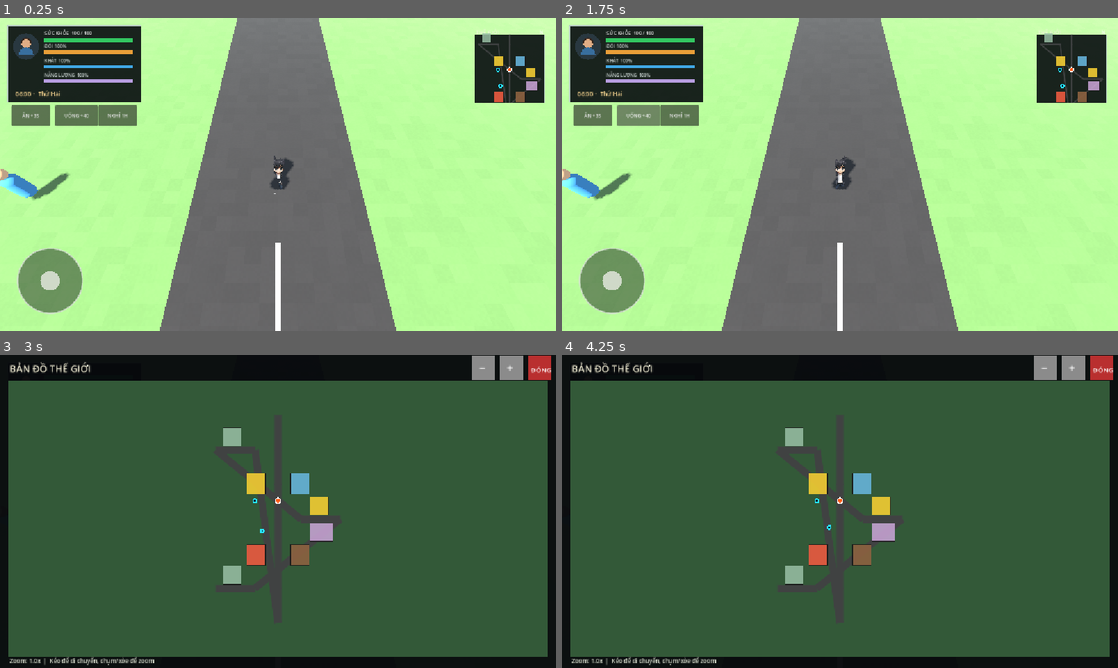
Above: before the commit, frames 1-4 (two rows, left to right).
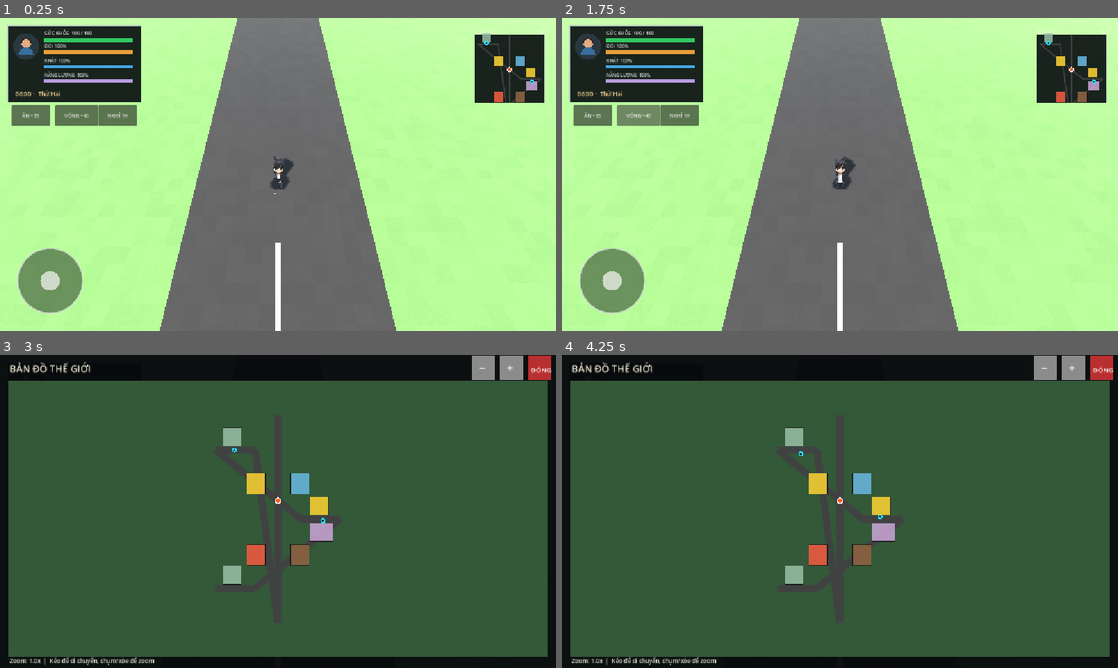
Above: after the commit, the same moments.

Repository: aohmn/GameDemo
Game: Godot game, scene res://scenes/boot/boot.tscn
Two runs of this game, one before a commit and one after it. Both use one fixed random seed, a clock stepped at 60 frames per second and the inputs below.
Inputs (mouse positions are in pixels of both pictures, inside the frame that each line leads up to):
- Up to frame 1 (0.25 s): no input
- Up to frame 2 (1.75 s): click "ĂN +35" at 0.5 s; click "UỐNG +40" at 1.25 s
- Up to frame 3 (3 s): click "NGHỈ 1H" at 2 s; tap Enter at 2.75 s; drag from (511, 401) to (333, 442) at 2.77 s
- Up to frame 4 (4.25 s): drag from (728, 527) to (812, 574) at 3.52 s

The runs differ from the first frame. In frame 1, 0.6% of the frame differs, in the area x 0-96%, y 7-59%; in frame 2, 0.6%; in frame 3, less than 0.1%; in frame 4, less than 0.1%.

Commit message:
feat(npc): NPC di chuyen theo toa nha building_id va lich JobEvents

Diff:
--- a/core/contracts/world_events.gd
+++ b/core/contracts/world_events.gd
@@ -32,3 +32,7 @@
 ## Khi Player đi vào cửa của một tòa nhà bất kỳ.
 ## Payload: { "building_id": String }
 const BUILDING_DOOR_ENTERED: StringName = &"world_building_door_entered"
+
+## Khi Map dựng xong toàn bộ các công trình.
+## Payload: { "buildings": Dictionary } với mỗi entry là id -> door_point (Vector3)
+const BUILDINGS_READY: StringName = &"world_buildings_ready"
--- a/modules/npc/data/lan.tres
+++ b/modules/npc/data/lan.tres
@@ -7,9 +7,9 @@
 npc_id = "lan"
 display_name = "Lan"
 age = 28
-occupation = "Nhân viên cửa hàng"
+occupation = "Nhân viên bán hàng"
 personality = "Thân thiện"
-home_position = Vector3(-10, 0, -8)
-workplace_position = Vector3(-10, 0, -8)
-shop_position = Vector3(-10, 0, -8)
+home_building_id = "bld_nha_pho_1"
+workplace_building_id = "bld_tap_hoa_1"
+shop_building_id = "bld_tap_hoa_2"
 cash_vnd = 850000
--- a/modules/npc/data/minh.tres
+++ b/modules/npc/data/minh.tres
@@ -9,7 +9,7 @@
 age = 32
 occupation = "Thợ sửa xe"
 personality = "Điềm tĩnh"
-home_position = Vector3(-8, 0, 6)
-workplace_position = Vector3(10, 0, -8)
-shop_position = Vector3(10, 0, -8)
+home_building_id = "bld_nha_tro"
+workplace_building_id = "bld_tiem_sua_xe"
+shop_building_id = "bld_tap_hoa_1"
 cash_vnd = 1250000
--- a/modules/npc/npc_agent.gd
+++ b/modules/npc/npc_agent.gd
@@ -13,9 +13,17 @@
 var age: int = 25
 var occupation: String = "Người dân"
 var personality: String = "Thân thiện"
+
+## Building ID tham chiếu
+var home_building_id: String = ""
+var workplace_building_id: String = ""
+var shop_building_id: String = ""
+
+## Tọa độ tương ứng (được gán từ door_point khi MapArea phát WorldEvents.BUILDINGS_READY)
 var home_position: Vector3 = Vector3.ZERO
 var workplace_position: Vector3 = Vector3.ZERO
 var shop_position: Vector3 = Vector3.ZERO
+
 var cash_vnd: int = 50000
 var current_activity: String = "Ở nhà"
 
@@ -37,9 +45,9 @@
 	age = profile.age
 	occupation = profile.occupation
 	personality = profile.personality
-	home_position = profile.home_position
-	workplace_position = profile.workplace_position
-	shop_position = profile.shop_position
+	home_building_id = profile.home_building_id
+	workplace_building_id = profile.workplace_building_id
+	shop_building_id = profile.shop_building_id
 	cash_vnd = maxi(0, profile.cash_vnd)
 	name = "NPC_%s" % npc_id
 
@@ -57,6 +65,37 @@
 func _exit_tree() -> void:
 	if EventBus != null:
 		EventBus.unsubscribe(WorldEvents.ROUTE_READY, _on_route_ready)
+
+
+## Nhận từ điển tòa nhà {id: door_point} để cập nhật tọa độ
+func set_building_doors(doors: Dictionary) -> void:
+	if doors.has(home_building_id):
+		home_position = doors[home_building_id]
+	if doors.has(workplace_building_id):
+		workplace_position = doors[workplace_building_id]
+	if doors.has(shop_building_id):
+		shop_position = doors[shop_building_id]
+
+
+## Đặt vị trí ban đầu theo hoạt động hiện tại
+func place_at_current_schedule(activity: StringName) -> void:
+	var schedule_key := String(activity)
+	_last_schedule_key = schedule_key
+	var target := home_position
+	var activity_label := "Ở nhà"
+	if schedule_key == "work" and workplace_position != Vector3.ZERO:
+		target = workplace_position
+		activity_label = "Đi làm: %s" % occupation
+	elif schedule_key == "shopping" and shop_position != Vector3.ZERO:
+		target = shop_position
+		activity_label = "Mua sắm"
+
+	if target != Vector3.ZERO:
+		global_position = target
+	current_activity = activity_label
+	_route.clear()
+	_route_index = 0
+	_pending_route_request = 0
 
 
 ## Áp dụng hoạt động do module Jobs phát qua JobEvents.SCHEDULE_CHANGED.
@@ -129,6 +168,8 @@
 
 
 func _set_destination(target: Vector3) -> void:
+	if target == Vector3.ZERO:
+		return
 	_destination = target
 	_route.clear()
 	_route_index = 0
--- a/modules/npc/npc_director.gd
+++ b/modules/npc/npc_director.gd
@@ -24,6 +24,9 @@
 var _has_player_position := false
 var _save_registered := false
 
+## Bộ nhớ đệm danh sách tòa nhà {id: door_point}
+var _building_doors: Dictionary = {}
+
 const SIMULATION_INTERVAL: float = 0.5
 const POSITION_BROADCAST_INTERVAL: float = 0.2
 const INTERACTION_RANGE: float = 3.2
@@ -37,6 +40,7 @@
 	_build_npcs()
 	_build_interaction_ui()
 
+	EventBus.subscribe(WorldEvents.BUILDINGS_READY, _on_buildings_ready)
 	EventBus.subscribe(JobEvents.SCHEDULE_CHANGED, _on_schedule_changed)
 	EventBus.subscribe(WorldEvents.PLAYER_POSITION_CHANGED, _on_player_position_changed)
 	_save_registered = SaveCoordinator.register_participant(save_id, self)
@@ -60,6 +64,7 @@
 
 func _exit_tree() -> void:
 	if EventBus != null:
+		EventBus.unsubscribe(WorldEvents.BUILDINGS_READY, _on_buildings_ready)
 		EventBus.unsubscribe(JobEvents.SCHEDULE_CHANGED, _on_schedule_changed)
 		EventBus.unsubscribe(WorldEvents.PLAYER_POSITION_CHANGED, _on_player_position_changed)
 	if _save_registered:
@@ -114,7 +119,6 @@
 		var npc := NPC_AGENT_SCRIPT.new() as LifeNPC
 		npc.configure(npc_profile)
 		add_child(npc)
-		npc.global_position = npc_profile.home_position
 		_npcs.append(npc)
 
 
@@ -124,6 +128,22 @@
 		if profile != null:
 			profiles.append(profile)
 	return profiles
+
+
+func _on_buildings_ready(payload: Dictionary) -> void:
+	var buildings_val: Variant = payload.get("buildings")
+	if not (buildings_val is Dictionary):
+		return
+	_building_doors = (buildings_val as Dictionary).duplicate(true)
+
+	for npc: LifeNPC in _npcs:
+		if is_instance_valid(npc):
+			npc.set_building_doors(_building_doors)
+			# Đặt vị trí ban đầu theo hoạt động hiện tại nếu chưa di chuyển
+			var current_act: StringName = StringName(str(_last_schedule.get("activity", "home")))
+			npc.place_at_current_schedule(current_act)
+
+	_broadcast_positions()
 
 
 func _on_schedule_changed(payload: Dictionary) -> void:
--- a/modules/npc/npc_profile.gd
+++ b/modules/npc/npc_profile.gd
@@ -6,7 +6,7 @@
 @export_range(1, 120, 1) var age: int = 25
 @export var occupation: String = "Người dân"
 @export var personality: String = "Thân thiện"
-@export var home_position: Vector3 = Vector3.ZERO
-@export var workplace_position: Vector3 = Vector3.ZERO
-@export var shop_position: Vector3 = Vector3.ZERO
+@export var home_building_id: String = ""
+@export var workplace_building_id: String = ""
+@export var shop_building_id: String = ""
 @export_range(0, 2147483647, 1) var cash_vnd: int = 50000
--- a/world/map/areas/map_area.gd
+++ b/world/map/areas/map_area.gd
@@ -16,8 +16,9 @@
 func _ready() -> void:
 	add_to_group("MapArea")
 	EventBus.subscribe(WorldEvents.PLAYER_RECOVERY_REQUESTED, _on_player_recovery_requested)
-	WorldNavigation.set_graph(get_road_points())
+	WorldNavigation.set_graph(get_road_points(), 7.0)
 	build_content()
+	_emit_buildings_ready()
 	_apply_spawn()
 
 
@@ -74,6 +75,18 @@
 	return get_entry_point()
 
 
+func _emit_buildings_ready() -> void:
+	var raw_buildings := get_buildings()
+	var door_map: Dictionary = {}
+	for id_str: String in raw_buildings:
+		var val: Variant = raw_buildings[id_str]
+		if val is Vector3:
+			door_map[id_str] = val
+		elif val is Dictionary:
+			door_map[id_str] = val.get("door_point", Vector3.ZERO)
+	EventBus.emit_event(WorldEvents.BUILDINGS_READY, {"buildings": door_map})
+
+
 func _apply_spawn() -> void:
 	var player := get_tree().get_first_node_in_group("player") as CharacterBody3D
 	if not is_instance_valid(player):
Not shown, changed: CHANGELOG.md
